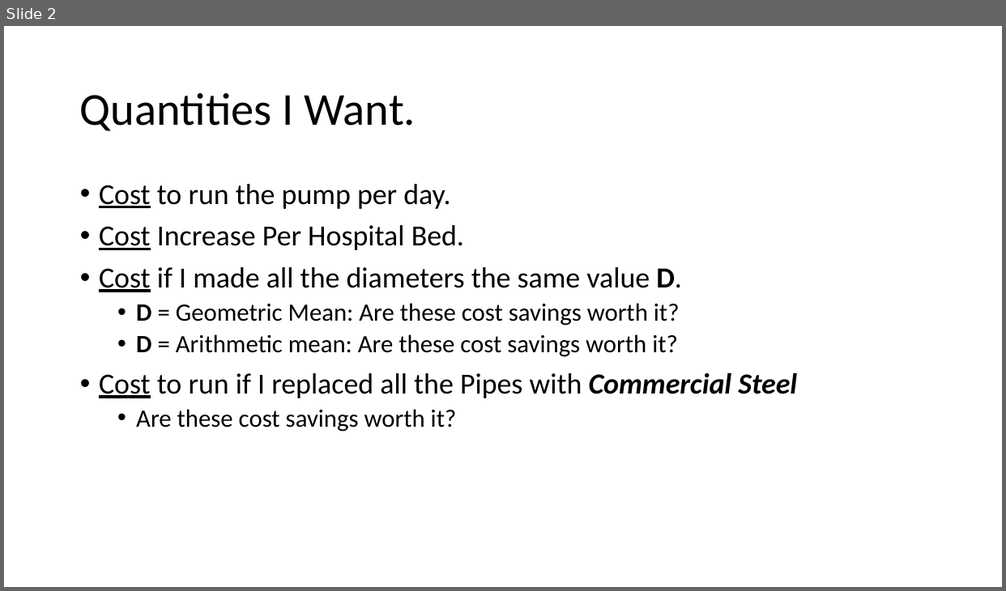
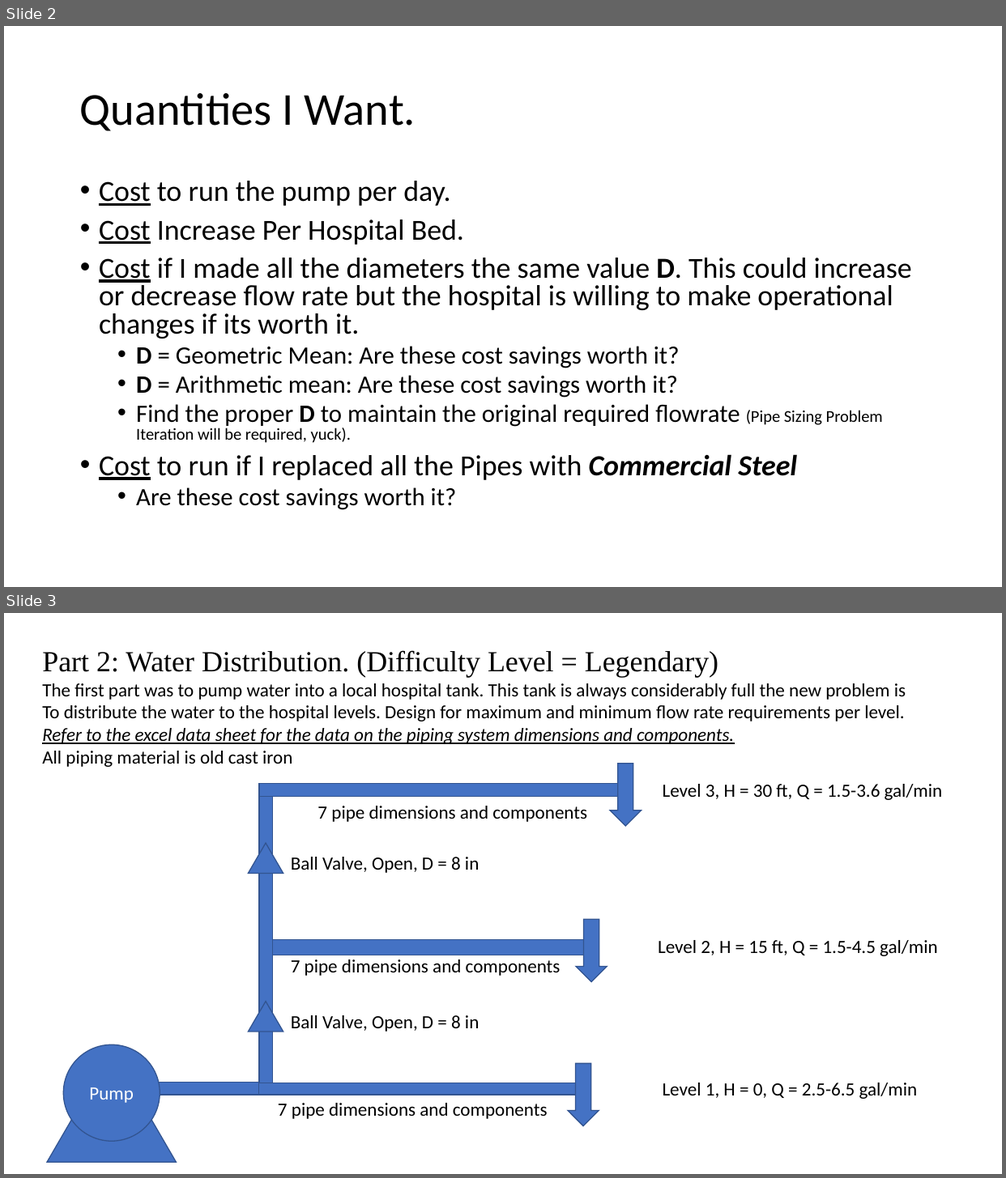
Before and after one commit to smohler/ME322-S20, a slide deck: projects/Project-1.pptx. Shown one above the other, each under a label of ours: slide 2 before the commit, slides 2 and 3 after it. The pictures are 1006x591 and 1006x1178 pixels, drawn with LibreOffice and Linux fonts; fonts in the diff are those of the drawing. Boxes give left, top, right and bottom in pixels: in the first picture for what was removed or moved away, otherwise in the second. Text is boxed around its words. In the diff, an @@ line names an element or a change of style, - is before the commit and + after.

```diff
--- a/projects/Project-1.pptx
+++ b/projects/Project-1.pptx
@@ slide 3 added at [4, 613, 1002, 1174], background #FFFFFF @@
@@ text added at [42, 650, 718, 677], 28 pt, text #000000 @@
+Part 2: Water Distribution. (Difficulty Level = Legendary)
@@ text added at [42, 683, 906, 767], 18 pt, text #000000 @@
+The first part was to pump water into a local hospital tank. This tank is always considerably full the new problem is
+To distribute the water to the hospital levels. Design for maximum and minimum flow rate requirements per level.
+Refer to the excel data sheet for the data on the piping system dimensions and components.
+All piping material is old cast iron
@@ down arrow added at [611, 764, 641, 826], fill #4472C4, outline #325491 1 pt @@
@@ rectangle added at [259, 784, 273, 1095], fill #4472C4, outline #325491 1 pt @@
@@ rectangle added at [259, 784, 631, 796], fill #4472C4, outline #325491 1 pt @@
@@ text added at [317, 806, 587, 822], 18 pt, text #000000 @@
+7 pipe dimensions and components
@@ text added at [663, 784, 943, 800], 18 pt, text #000000 @@
+Level 3, H = 30 ft, Q = 1.5-3.6 gal/min
@@ triangle added at [248, 843, 283, 873], fill #4472C4, outline #325491 1 pt @@
@@ text added at [291, 857, 479, 873], 18 pt, text #000000 @@
+Ball Valve, Open, D = 8 in
@@ down arrow added at [576, 919, 607, 982], fill #4472C4, outline #325491 1 pt @@
@@ rectangle added at [259, 940, 592, 956], fill #4472C4, outline #325491 1 pt @@
@@ text added at [658, 940, 938, 956], 18 pt, text #000000 @@
+Level 2, H = 15 ft, Q = 1.5-4.5 gal/min
@@ text added at [291, 960, 560, 976], 18 pt, text #000000 @@
+7 pipe dimensions and components
@@ triangle added at [248, 1002, 283, 1032], fill #4472C4, outline #325491 1 pt @@
@@ text added at [291, 1016, 479, 1032], 18 pt, text #000000 @@
+Ball Valve, Open, D = 8 in
@@ ellipse added at [63, 1045, 160, 1142], fill #4472C4, outline #325491 1 pt, 18 pt, text #FFFFFF @@
+Pump
@@ triangle added at [47, 1051, 177, 1162], fill #4472C4, outline #325491 1 pt @@
@@ down arrow added at [568, 1063, 599, 1127], fill #4472C4, outline #325491 1 pt @@
@@ rectangle added at [110, 1082, 273, 1095], fill #4472C4, outline #325491 1 pt @@
@@ rectangle added at [259, 1083, 582, 1095], fill #4472C4, outline #325491 1 pt @@
@@ text added at [663, 1083, 918, 1099], 18 pt, text #000000 @@
+Level 1, H = 0, Q = 2.5-6.5 gal/min
@@ text added at [278, 1103, 548, 1119], 18 pt, text #000000 @@
+7 pipe dimensions and components
@@ slide 2 changed as well @@
@@ text at [99, 181, 797, 510]: line spacing 0.9 to 0.8 @@
@@ text at [99, 258, 912, 339]: text changed @@
-• Cost if I made all the diameters the same value D.
+• Cost if I made all the diameters the same value D. This could increase or decrease flow rate but the hospital is willing to make operational changes if its worth it.
@@ text at [136, 404, 883, 443]: paragraph added @@
+  • Find the proper D to maintain the original required flowrate (Pipe Sizing Problem Iteration will be required, yuck).
```
Also in this commit, not shown: 1 other slide changed, 3 other slides added, 1 other file.
